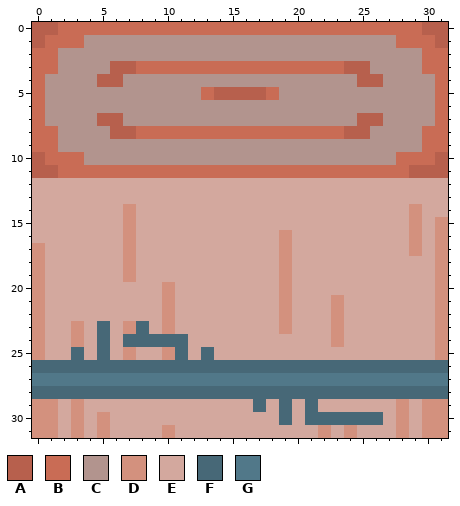
Pixel-art sprite -- sprites/spr_wall/layers/8092d710-c75b-4f07-9de5-392161e4c1bb/ee75cd02-8446-4773-ab54-d5f70ac9456d.png. The first picture shows the starting point.
The file is 32x32 pixels. Colours within 5 levels of each other are drawn and written as one.
Palette (. is transparent): A #b7604d  B #c96c55  C #b2948e  D #d3917e  E #d3a89e  F #476877  G #517889
And afterwards:
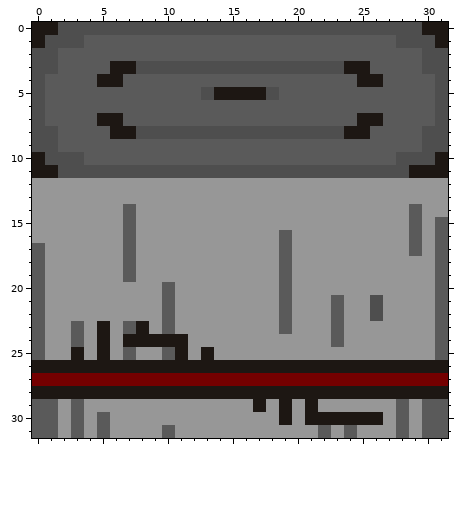
The edit:
colour B: #c96c55 -> #4e4e4e
colour C: #b2948e -> #5a5a5a
colour E: #d3a89e -> #979797
colour F: #476877 -> #1d1713
colour G: #517889 -> #740000
y 0: x 0..1 AA -> FF; x 30..31 AA -> FF
y 1: x 0 A -> F; x 31 A -> F
y 3: x 6..7 AA -> FF; x 24..25 AA -> FF
y 4: x 5..6 AA -> FF; x 25..26 AA -> FF
y 5: x 14..17 AAAA -> FFFF
y 7: x 5..6 AA -> FF; x 25..26 AA -> FF
y 8: x 6..7 AA -> FF; x 24..25 AA -> FF
y 10: x 0 A -> F; x 31 A -> F
y 11: x 0..1 AA -> FF; x 29..31 AAA -> FFF
y 14: x 7 D -> C; x 29 D -> C
y 15: x 7 D -> C; x 29 D -> C; x 31 D -> C
y 16: x 7 D -> C; x 19 D -> C; x 29 D -> C; x 31 D -> C
y 17: x 0 D -> C; x 7 D -> C; x 19 D -> C; x 29 D -> C; x 31 D -> C
y 18..19: x 0 D -> C; x 7 D -> C; x 19 D -> C; x 31 D -> C
y 20: x 0 D -> C; x 10 D -> C; x 19 D -> C; x 31 D -> C
y 21..22: x 0 D -> C; x 10 D -> C; x 19 D -> C; x 23 D -> C; x 26 E -> B; x 31 D -> C
y 23: x 0 D -> C; x 3 D -> C; x 7 D -> C; x 10 D -> C; x 19 D -> C; x 23 D -> C; x 31 D -> C
y 24: x 0 D -> C; x 3 D -> C; x 23 D -> C; x 31 D -> C
y 25: x 0 D -> C; x 7 D -> C; x 10 D -> C; x 31 D -> C
y 29: x 0..1 DD -> CC; x 3 D -> C; x 28 D -> C; x 30..31 DD -> CC
y 30: x 0..1 DD -> CC; x 3 D -> C; x 5 D -> C; x 28 D -> C; x 30..31 DD -> CC
y 31: x 0..1 DD -> CC; x 3 D -> C; x 5 D -> C; x 10 D -> C; x 22 D -> C; x 24 D -> C; x 28 D -> C; x 30..31 DD -> CC
Boxes around the changes in both pictures, in picture pixels (x1, y1, x2, y2):
changed: (32, 22, 448, 438)
